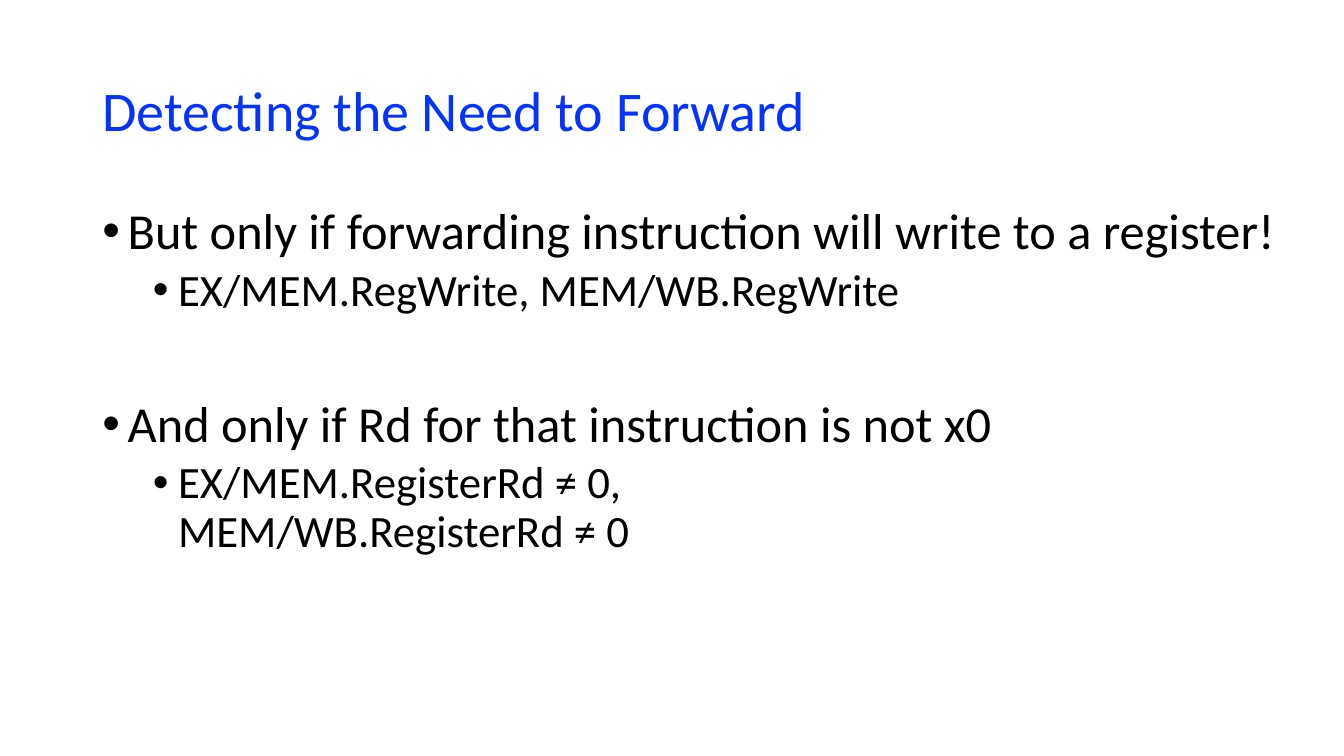
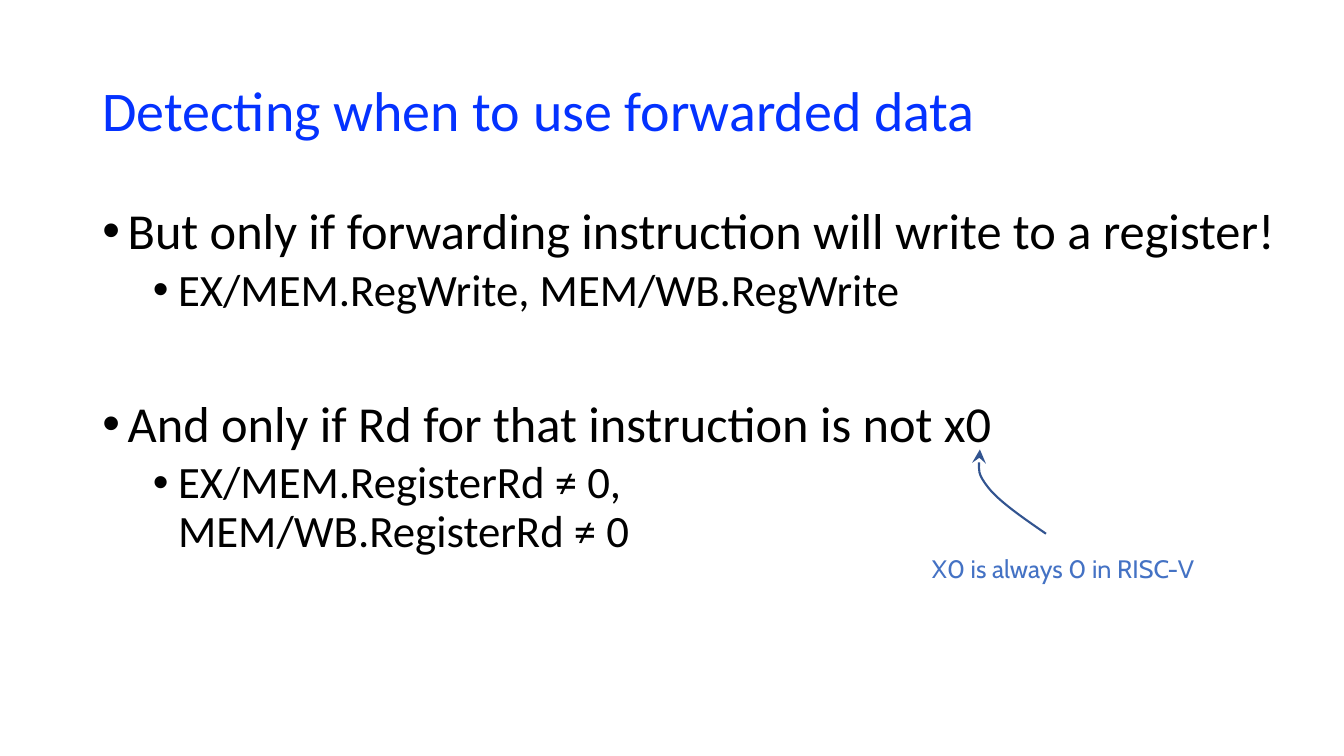
Before and after one commit to NYU-CSO/nyu-cso.github.io, a slide deck: slide 11 of notes/arch-cpu-pipeline.pptx (slide 33 before the commit). Drawn at 1344x756 pixels with LibreOffice and Linux fonts; fonts in the diff are those of the drawing. Boxes give left, top, right and bottom in pixels: in the first picture for what was removed or moved away, otherwise in the second. Text is boxed around its words. In the diff, an @@ line names an element or a change of style, - is before the commit and + after.

```diff
--- a/notes/arch-cpu-pipeline.pptx
+++ b/notes/arch-cpu-pipeline.pptx
@@ title at [102,92,975,141]: text changed @@
-Detecting the Need to Forward
+Detecting when to use forwarded data
@@ freeform shape added at [979,450,1046,534], outline #325491 1.5 pt @@
@@ text added at [932,559,1194,584], 18 pt, text #4472C4 @@
+X0 is always 0 in RISC-V
```
Also in this commit, not shown: 10 other slides changed, 16 slides added, 24 slides removed, 3 other files.
